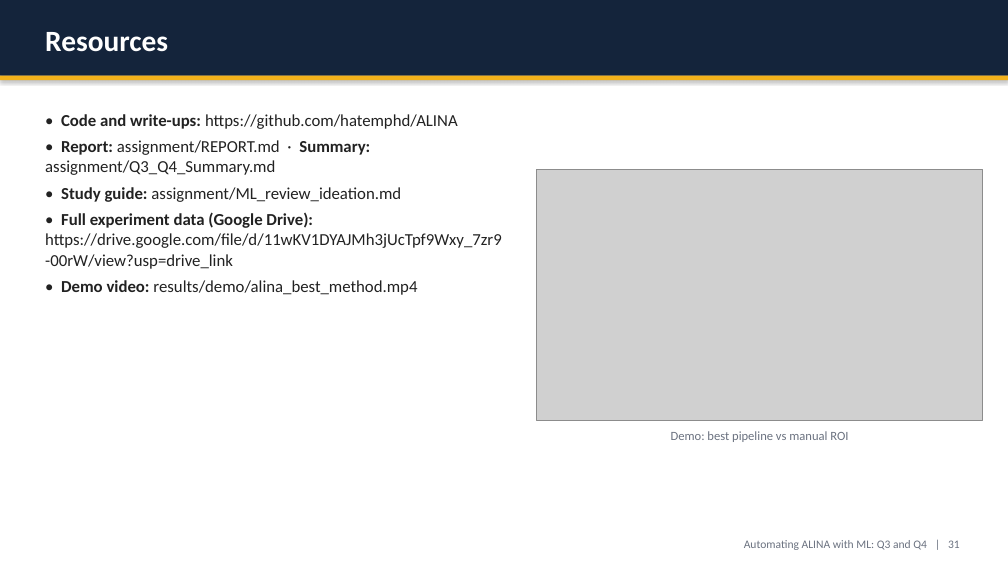
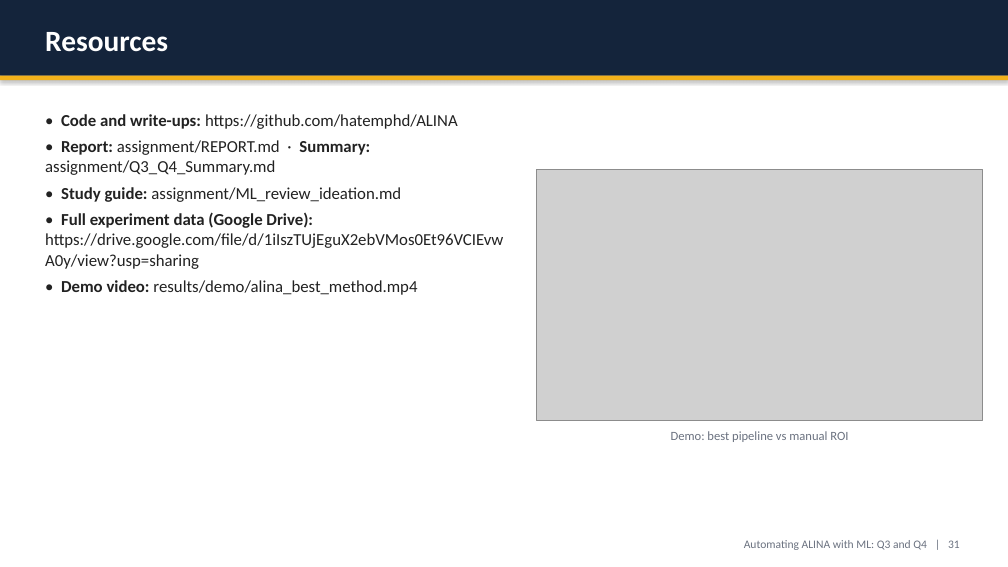
Before and after one commit to hatemphd/ALINA, a slide deck: slide 31 of Q3_Q4_Techniques_and_Results.pptx. Drawn at 1008x567 pixels with LibreOffice and Linux fonts; fonts in the diff are those of the drawing; grey boxes stand for pictures. Boxes give left, top, right and bottom in pixels: in the first picture for what was removed or moved away, otherwise in the second. Text is boxed around its words. In the diff, an @@ line names an element or a change of style, - is before the commit and + after.

Commit message:
Complete GPT re-run, add follow-up experiments to report, update Drive link and docs

```diff
--- a/Q3_Q4_Techniques_and_Results.pptx
+++ b/Q3_Q4_Techniques_and_Results.pptx
@@ text at (45,212,503,269): text changed @@
-• Full experiment data (Google Drive): https://drive.google.com/file/d/11wKV1DYAJMh3jUcTpf9Wxy_7zr9-00rW/view?usp=drive_link
+• Full experiment data (Google Drive): https://drive.google.com/file/d/1iIszTUjEguX2ebVMos0Et96VCIEvwA0y/view?usp=sharing
```
Also in this commit, not shown: 6 other files.
